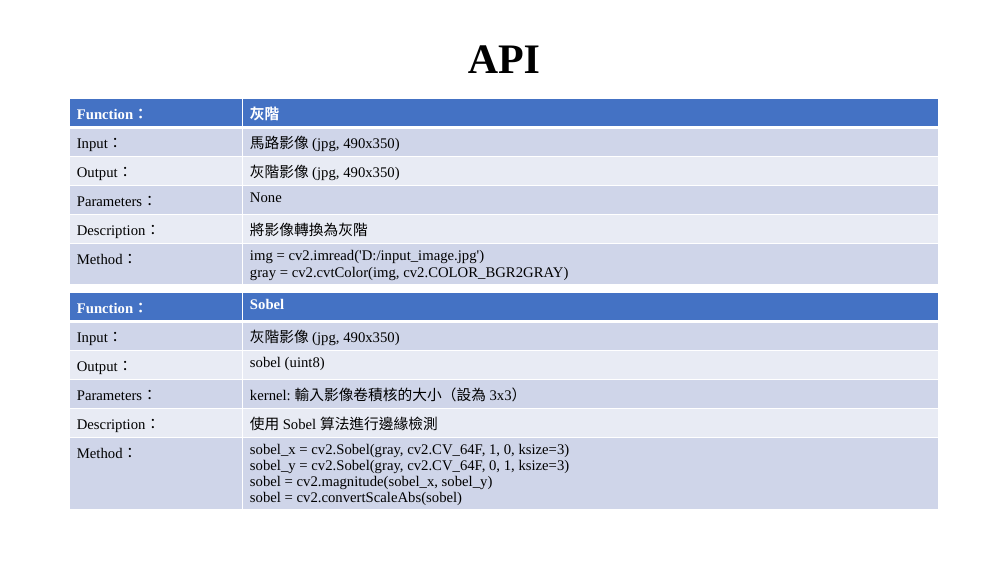
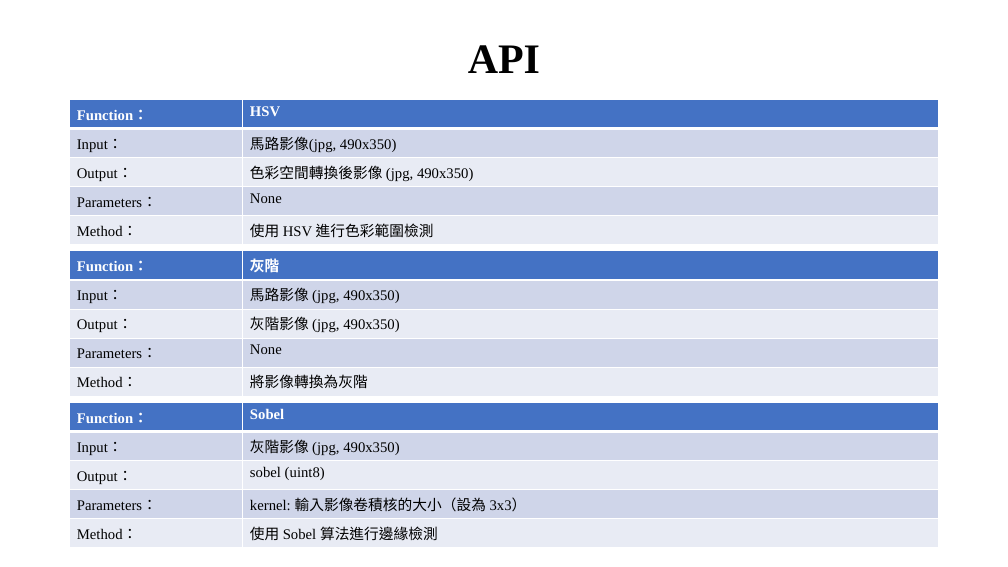
Before and after one commit to xup6tp6u4/Image-processing, a slide deck: slide 5 of 馬路分割_F112112136_林宸毅.pptx. Drawn at 1008x567 pixels with LibreOffice and Linux fonts; fonts in the diff are those of the drawing; background and template pictures are left out. Boxes give left, top, right and bottom in pixels: in the first picture for what was removed or moved away, otherwise in the second. Text is boxed around its words. In the diff, an @@ line names an element or a change of style, - is before the commit and + after.

```diff
--- a/馬路分割_F112112136_林宸毅.pptx
+++ b/馬路分割_F112112136_林宸毅.pptx
@@ table added at [70,100,939,245], 5 rows, 2 columns @@
+Function： | HSV
+Input： | 馬路影像(jpg, 490x350)
+Output： | 色彩空間轉換後影像 (jpg, 490x350)
+Parameters： | None
+Method： | 使用 HSV 進行色彩範圍檢測
@@ table at [70,251,939,396] @@
-row 5: Description： | 將影像轉換為灰階
-row 6: Method： | img = cv2.imread('D:/input_image.jpg') / gray = cv2.cvtColor(img, cv2.COLOR_BGR2GRAY)
+row 5: Method： | 將影像轉換為灰階
@@ table: place and size @@
-table at [70,99,939,287]
+table at [70,251,939,396]
@@ table at [70,402,939,547] @@
-row 5: Description： | 使用 Sobel 算法進行邊緣檢測
-row 6: Method： | sobel_x = cv2.Sobel(gray, cv2.CV_64F, 1, 0, ksize=3) / sobel_y = cv2.Sobel(gray, cv2.CV_64F, 0, 1, ksize=3) / sobel = cv2.magnitude(sobel_x, sobel_y) / sobel = cv2.convertScaleAbs(sobel)
+row 5: Method： | 使用 Sobel 算法進行邊緣檢測
@@ table: place and size @@
-table at [70,292,939,515]
+table at [70,402,939,547]
```
Also in this commit, not shown: 7 other slides changed, 1 slide removed.
